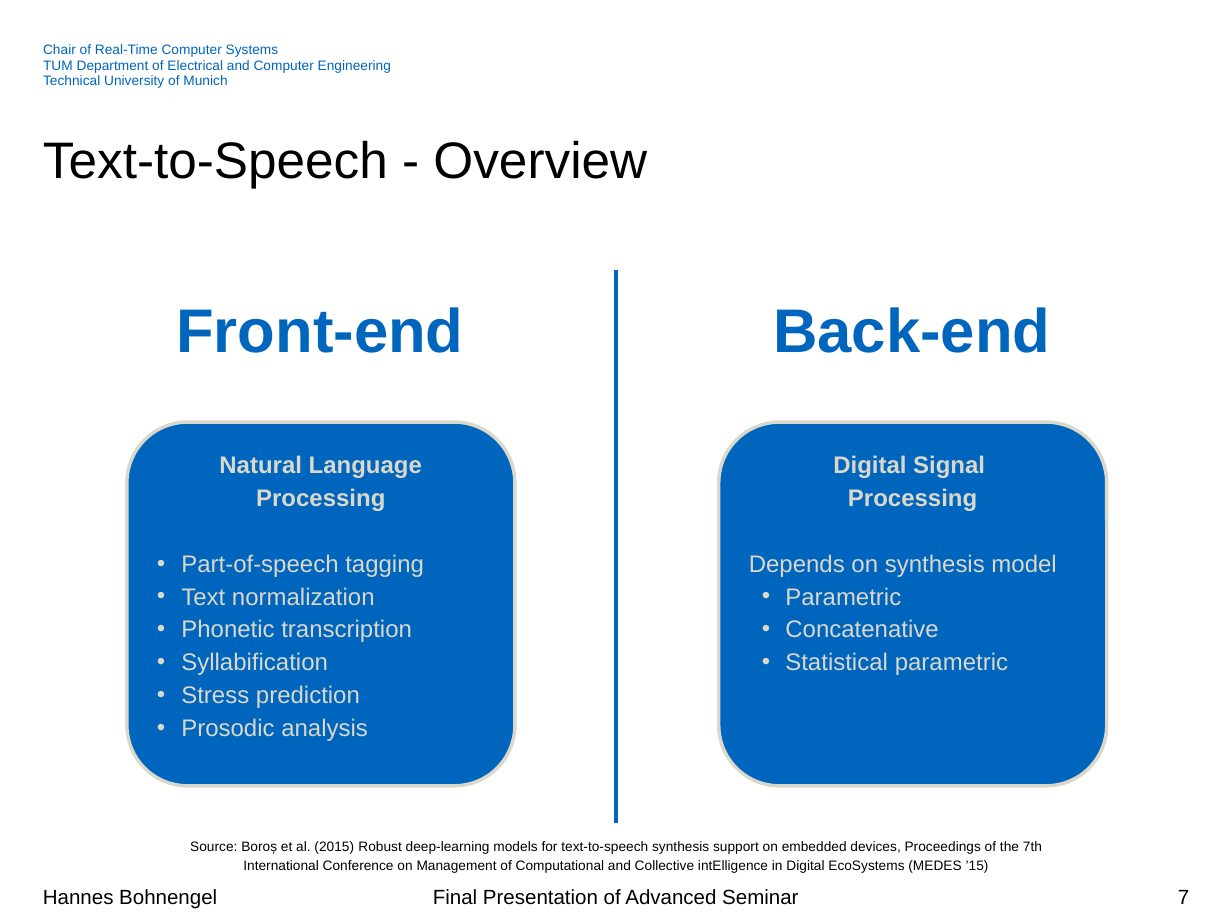
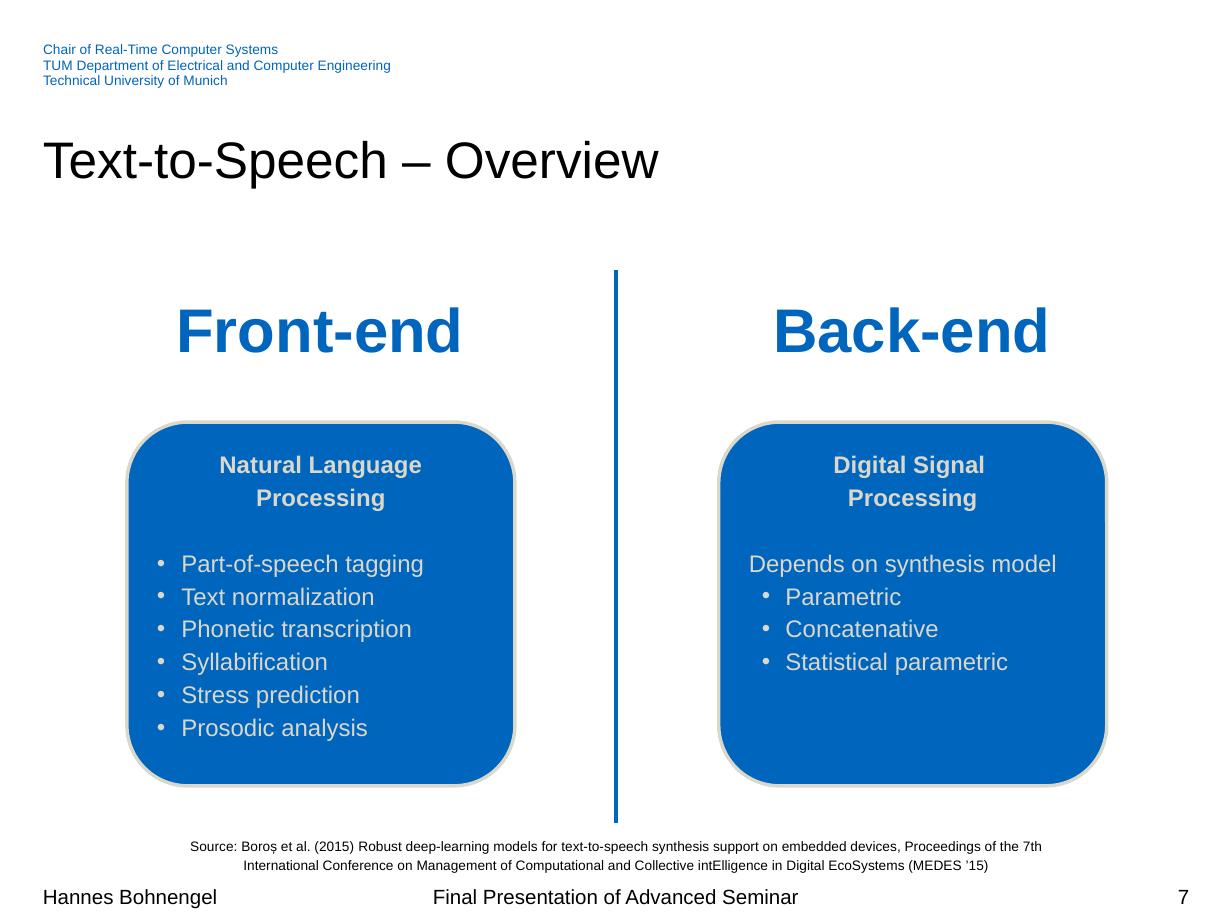
Before and after one commit to hannesb0/deeplearning, a slide deck: slide 7 of pres/Final_Presentation_V02.pptx. Drawn at 1232x924 pixels with LibreOffice and Linux fonts; fonts in the diff are those of the drawing; background and template pictures are left out. Boxes give left, top, right and bottom in pixels: in the first picture for what was removed or moved away, otherwise in the second. Text is boxed around its words. In the diff, an @@ line names an element or a change of style, - is before the commit and + after.

```diff
--- a/pres/Final_Presentation_V02.pptx
+++ b/pres/Final_Presentation_V02.pptx
@@ title at box(43, 140, 659, 188): text changed @@
-Text-to-Speech - Overview
+Text-to-Speech – Overview
```
Also in this commit, not shown: 8 other slides changed, 1 slide added, 3 slides removed.
